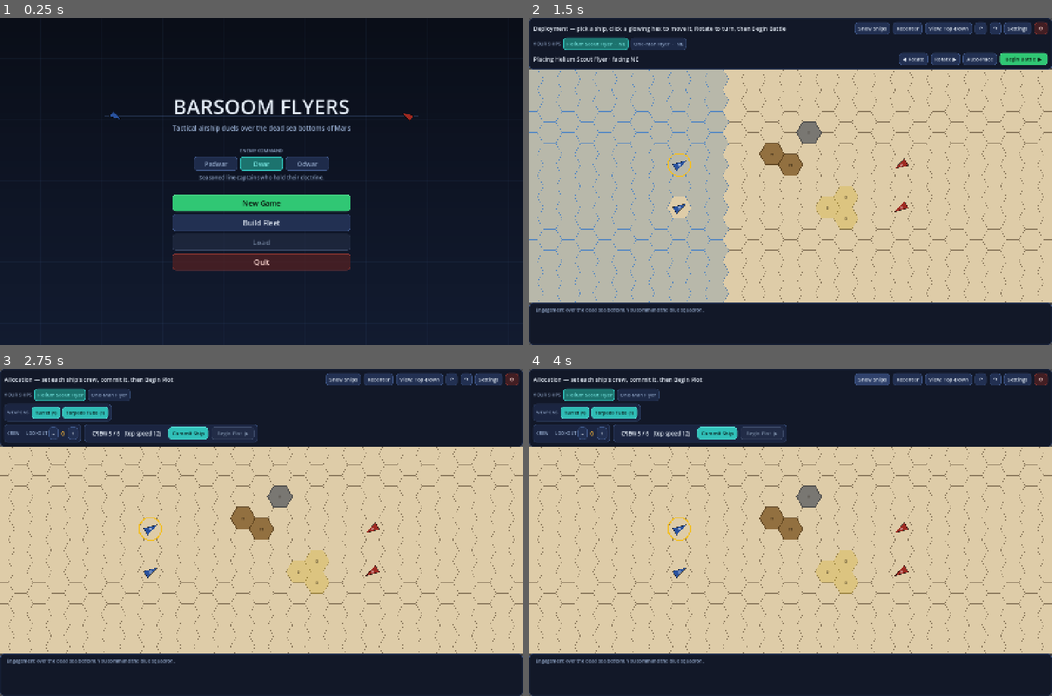
Above: before the commit, frames 1-4 (two rows, left to right).
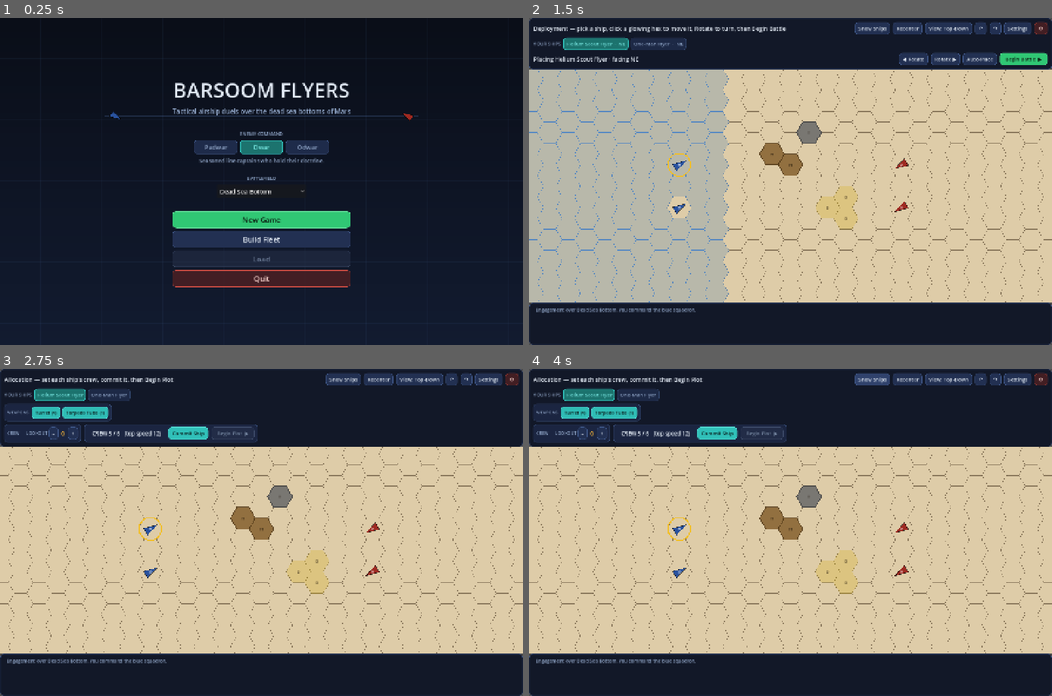
Above: after the commit, the same moments.

Repository: pklinker/martian-flyers
Game: Godot game, scene res://ui/main_menu.tscn
The game is run twice, just before and just after one commit, with the same random seed, the same clock (stepped at 60 frames per second) and the same inputs.
Inputs:
- Up to frame 1 (0.25 s): no input
- Up to frame 2 (1.5 s): click "New Game" at 0.5 s; click "⚙" at 1.25 s
- Up to frame 3 (2.75 s): click "Begin Battle ▶" at 2 s
- Up to frame 4 (4 s): click "Show Ships" at 2.75 s; click "Hide Ships" at 3.5 s

The runs differ from the first frame. In frame 1, 12% of the frame differs, in the area x 33-67%, y 19-83%; in frame 2, 0.2%; in frame 3, 0.2%; in frame 4, 0.2%.

Commit message:
feat(ui): map picker in the main menu (landing step 3)
Players can now choose the battlefield, the last piece that makes the map
catalog usable in-game (MAP_MODDING.md landing step 3).

- BattleConfig.map_id — the chosen map, carried across launch paths like
  difficulty (not touched by clear()); a resumed/loaded save uses the map
  baked into the save instead.
- Main menu: a "BATTLEFIELD" OptionButton populated from
  MapLibrary.map_ids() by display name. Data-driven — a new bundled map, a
  3d-gen export, or a mod appears automatically with no menu change. Falls
  back to the first map if a remembered choice is gone.
- setup_rosters gains a map param (centres on the chosen map's board);
  map_demo._new_game passes BattleConfig.map_id (guarded against an unknown
  id) and logs the map's display name.
- data/maps.json: add a second bundled map, storm_front, so the picker has
  a real choice and the "add a map as data" story is demonstrable.

Tests: storm_front is catalogued, selectable, and applies its own 7-cell
layout; suite 523/0. Verified in-app: the menu shows the picker, and
selecting storm_front boots its distinct terrain ("Engagement over Storm
Front").

Co-Authored-By: Claude Opus 4.8 <noreply@anthropic.com>

Diff:
--- a/data/maps.json
+++ b/data/maps.json
@@ -15,6 +15,23 @@
 				{ "hex": [29, 8], "type": "dust_storm" },
 				{ "hex": [29, 7], "type": "dust_storm" }
 			]
+		},
+		{
+			"id": "storm_front",
+			"display_name": "Storm Front",
+			"cols": 48,
+			"rows": 48,
+			"deploy_zone_cols": 24,
+			"deploy_min_separation": 10,
+			"terrain": [
+				{ "hex": [23, 5], "type": "dust_storm" },
+				{ "hex": [24, 6], "type": "dust_storm" },
+				{ "hex": [24, 7], "type": "dust_storm" },
+				{ "hex": [25, 8], "type": "dust_storm" },
+				{ "hex": [22, 9], "type": "hill" },
+				{ "hex": [23, 9], "type": "hill" },
+				{ "hex": [26, 4], "type": "tower" }
+			]
 		}
 	]
 }
--- a/src/rules/turn_engine.gd
+++ b/src/rules/turn_engine.gd
@@ -129,8 +129,10 @@
 ## deployment lines either side of the field centre, each line facing the enemy.
 ## Builds placements and defers to setup_fleet (so the no-stack / on-board rules
 ## still apply).
-func setup_rosters(side0: Array, side1: Array, seed_value: int = 0) -> void:
-	var cx := map_cols / 2
+func setup_rosters(side0: Array, side1: Array, seed_value: int = 0, map: StringName = DEFAULT_MAP_ID) -> void:
+	# Centre on the chosen map's board (not the current default), so rosters laid
+	# out here start on-map before setup_fleet applies it.
+	var cx := MapLibrary.map(map).cols / 2
 	var placements: Array = []
 	# Side 0 deploys west of centre facing NE (1) toward the enemy; side 1 east of
 	# centre facing SW (4). Ships on a line are spread two hexes apart so the
@@ -141,7 +143,7 @@
 	for i in side1.size():
 		placements.append({ "ship_id": side1[i], "side": 1,
 				"hex": Vector2i(cx + 6, 8 + i * 2), "facing": 4 })
-	setup_fleet(placements, seed_value)
+	setup_fleet(placements, seed_value, map)
 
 
 ## The nearest legal, unoccupied deploy hex at or spiralling out from `want`.
--- a/tests/test_rules.gd
+++ b/tests/test_rules.gd
@@ -1691,6 +1691,14 @@
 	eng2.setup_fleet([ { "ship_id": &"helium_scout", "side": 0, "hex": Vector2i(5, 5), "facing": 0 } ],
 			1, &"dead_sea_bottom")
 	_check_eq(eng2.map_id, &"dead_sea_bottom", "setup_fleet applies the named map")
+
+	# A second bundled map is in the catalog and selectable (the picker lists it).
+	_check(MapLibrary.has_map(&"storm_front"), "the second core map storm_front is catalogued")
+	_check(MapLibrary.map_ids().size() >= 2, "the catalog offers at least two maps to pick from")
+	var eng3 := TurnEngine.new()
+	eng3.setup_rosters([&"helium_scout"], [&"zodanga_cruiser"], 1, &"storm_front")
+	_check_eq(eng3.map_id, &"storm_front", "setup_rosters applies the storm_front map")
+	_check_eq(eng3.terrain.size(), 7, "storm_front lays its own seven-cell layout")
 
 
 ## Step 5 (save hardening): a save naming a ship the active catalog no longer
--- a/ui/battle_config.gd
+++ b/ui/battle_config.gd
@@ -14,6 +14,13 @@
 ## fleet, or a resumed save. Deliberately NOT touched by clear()/set_battle() so
 ## one menu choice carries across all paths. Defaults to the balanced DWAR.
 static var difficulty: int = ShipAI.Difficulty.DWAR
+
+## Chosen map (a MapLibrary id), set on the main menu and honoured by every
+## battle the map boots — Quick Engagement or a built fleet. Like `difficulty`,
+## it is NOT touched by clear()/set_battle() so one menu choice carries across
+## all launch paths. A resumed/loaded save uses the map baked into the save, not
+## this. Defaults to the bundled dead_sea_bottom.
+static var map_id: StringName = TurnEngine.DEFAULT_MAP_ID
 
 ## Suspend/resume: leaving a battle for the menu auto-saves it here; the menu's
 ## "Resume Battle" button sets `resume` and the map reloads it on boot.
--- a/ui/main_menu.gd
+++ b/ui/main_menu.gd
@@ -57,6 +57,12 @@
 	col.add_child(gap)
 
 	_build_difficulty(col)
+
+	var gap_m := Control.new()
+	gap_m.custom_minimum_size = Vector2(0, 12)
+	col.add_child(gap_m)
+
+	_build_map_picker(col)
 
 	var gap2 := Control.new()
 	gap2.custom_minimum_size = Vector2(0, 20)
@@ -120,6 +126,46 @@
 func _on_pick_difficulty(level: int) -> void:
 	BattleConfig.difficulty = level
 	_refresh_difficulty()
+
+
+## The battlefield picker: a caption + a dropdown of every map in the catalog
+## (bundled + mods), by display name. The choice lives in BattleConfig.map_id and
+## applies to every battle launched from here. Data-driven — a new map (a mod, or
+## one authored in 3d-gen) appears automatically with no menu change.
+func _build_map_picker(col: VBoxContainer) -> void:
+	var caption := Label.new()
+	caption.text = "BATTLEFIELD"
+	caption.horizontal_alignment = HORIZONTAL_ALIGNMENT_CENTER
+	caption.add_theme_font_size_override("font_size", 13)
+	caption.add_theme_color_override("font_color", UiTheme.COL_MUTED)
+	col.add_child(caption)
+
+	var picker := OptionButton.new()
+	picker.custom_minimum_size = Vector2(246, 38)
+	picker.focus_mode = Control.FOCUS_NONE
+	picker.mouse_default_cursor_shape = Control.CURSOR_POINTING_HAND
+	picker.add_theme_font_size_override("font_size", 17)
+
+	var ids := MapLibrary.map_ids()
+	# If the remembered choice is gone (a removed mod), fall back to the first map.
+	if not MapLibrary.has_map(BattleConfig.map_id) and not ids.is_empty():
+		BattleConfig.map_id = ids[0]
+	for i in ids.size():
+		picker.add_item(MapLibrary.map(ids[i]).display_name, i)
+		picker.set_item_metadata(i, ids[i])
+		if ids[i] == BattleConfig.map_id:
+			picker.select(i)
+	picker.item_selected.connect(_on_pick_map.bind(picker))
+
+	# Centre the dropdown within the menu column.
+	var wrap := HBoxContainer.new()
+	wrap.alignment = BoxContainer.ALIGNMENT_CENTER
+	wrap.add_child(picker)
+	col.add_child(wrap)
+
+
+func _on_pick_map(index: int, picker: OptionButton) -> void:
+	BattleConfig.map_id = picker.get_item_metadata(index)
 
 
 ## Restyle every chip to mark the live choice (bright accent fill + frame when
--- a/ui/map_demo.gd
+++ b/ui/map_demo.gd
@@ -418,10 +418,14 @@
 func _new_game() -> void:
 	var e := TurnEngine.new()
 	var seed := int(Time.get_unix_time_from_system())
+	# The map chosen on the menu, falling back to the default if it's gone (e.g. a
+	# removed mod). The engine would crash on an unknown id, so guard here.
+	var map: StringName = BattleConfig.map_id if MapLibrary.has_map(BattleConfig.map_id) \
+			else TurnEngine.DEFAULT_MAP_ID
 	if BattleConfig.pending and not BattleConfig.player_roster.is_empty() \
 			and not BattleConfig.ai_roster.is_empty():
 		# Fleets chosen in the points-buy builder: lay them on deployment lines.
-		e.setup_rosters(BattleConfig.player_roster, BattleConfig.ai_roster, seed)
+		e.setup_rosters(BattleConfig.player_roster, BattleConfig.ai_roster, seed, map)
 	else:
 		# Quick Battle default: your squadron (Scout + One-Man Flyer) against the
 		# AI's (Cruiser + Battleship), nose-to-nose (the engine nudges any clash).
@@ -430,7 +434,7 @@
 			{ "ship_id": &"one_man_flyer", "side": PLAYER_SIDE, "hex": Vector2i(20, 12), "facing": 1 },
 			{ "ship_id": &"zodanga_cruiser", "side": AI_SIDE, "hex": Vector2i(32, 4), "facing": 4 },
 			{ "ship_id": &"helium_battleship", "side": AI_SIDE, "hex": Vector2i(32, 6), "facing": 4 },
-		], seed)
+		], seed, map)
 	_bind_engine(e)
 	_alloc = {}
 	_alloc_initialized = false
@@ -438,7 +442,8 @@
 	_fire_focus = {}
 	_fire_choice = {}
 	log_box.clear()
-	log_box.append_text("Engagement over the dead sea bottom. You command the blue squadron.\n")
+	log_box.append_text("Engagement over %s. You command the blue squadron.\n"
+			% MapLibrary.map(map).display_name)
 	_enter_deploy()
 
 
